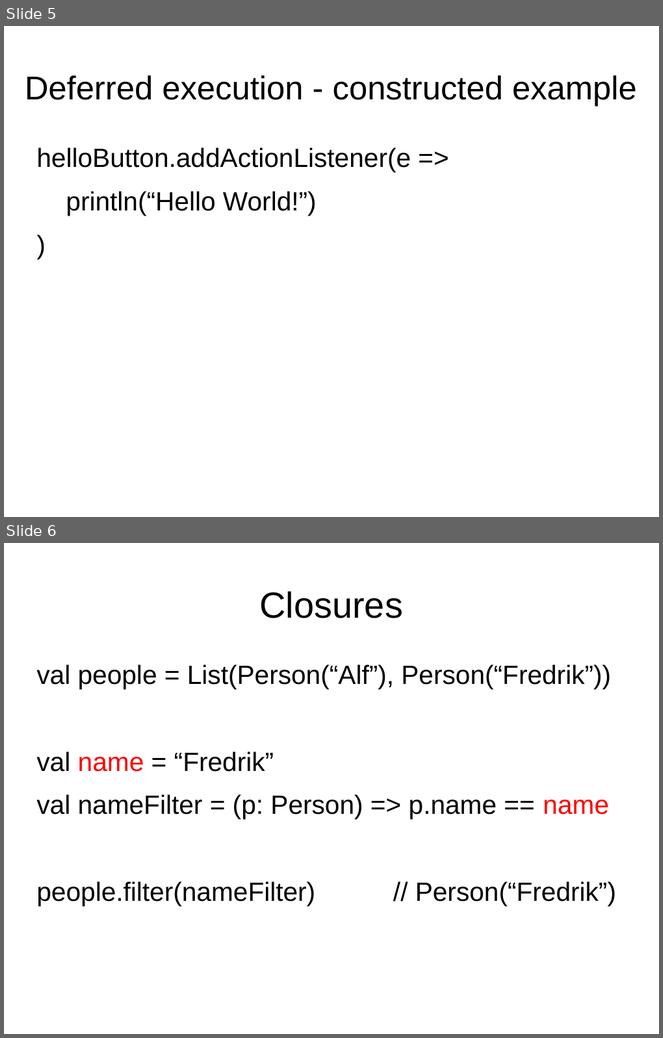
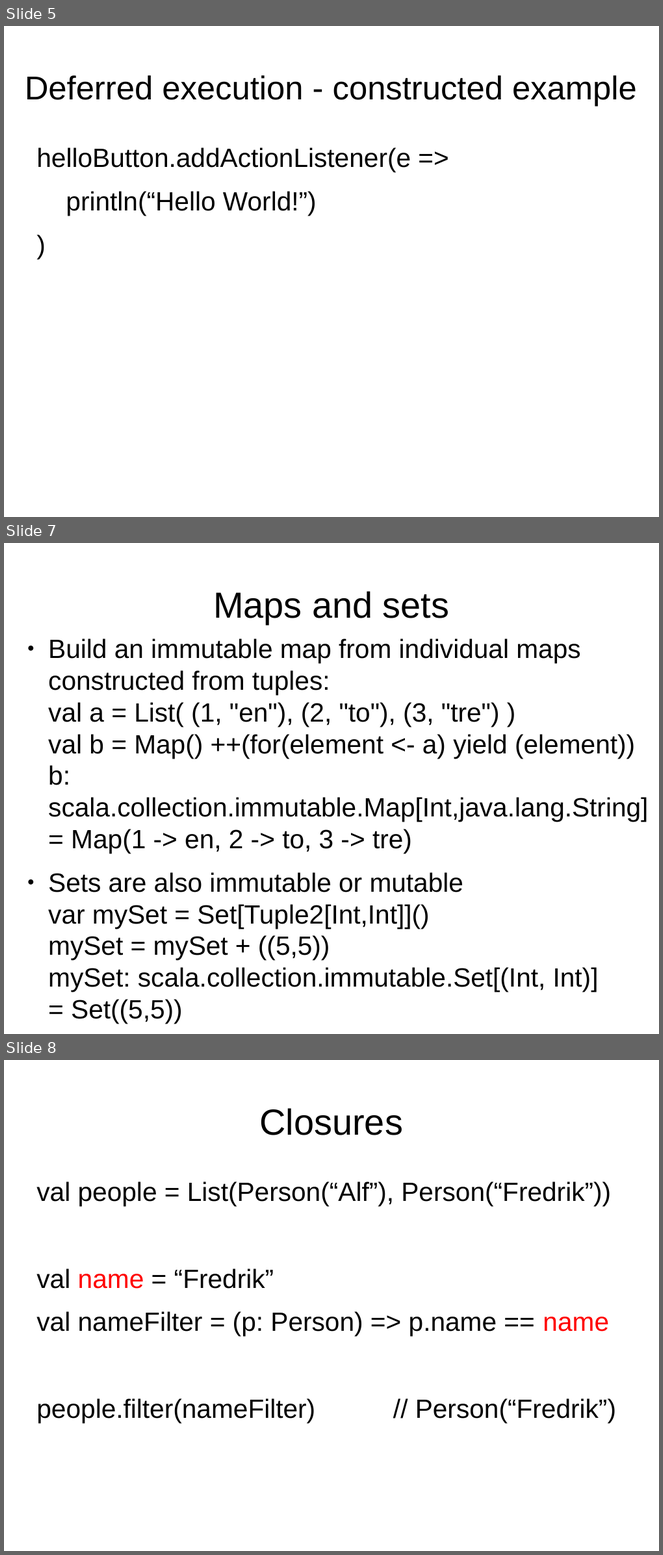
Before and after one commit to beiske/scala-training-slides, a slide deck: 1.4-first_class_functions.odp. Shown one above the other, each under a label of ours: slides 5 and 6 before the commit, slides 5, 7 and 8 after it; the slides between them are not shown. The pictures are 663x1038 and 663x1555 pixels, drawn with LibreOffice and Linux fonts; fonts in the diff are those of the drawing; background and template pictures are left out. Boxes give left, top, right and bottom in pixels: in the first picture for what was removed or moved away, otherwise in the second. Text is boxed around its words. In the diff, an @@ line names an element or a change of style, - is before the commit and + after.

```diff
--- a/1.4-first_class_functions.odp
+++ b/1.4-first_class_functions.odp
@@ slide 7 added at (x1=4, y1=543, x2=659, y2=1034), background #FFFFFF @@
@@ title added at (x1=213, y1=591, x2=449, y2=624), 44 pt, text #000000 @@
+Maps and sets
@@ text added at (x1=48, y1=639, x2=648, y2=1024), 32 pt, text #000000 @@
+● Build an immutable map from individual maps constructed from tuples:
+  val a = List( (1, "en"), (2, "to"), (3, "tre") )
+  val b = Map() ++(for(element <- a) yield (element))
+  b: scala.collection.immutable.Map[Int,java.lang.String] = Map(1 -> en, 2 -> to, 3 -> tre)
+● Sets are also immutable or mutable
+  var mySet = Set[Tuple2[Int,Int]]()
+  mySet = mySet + ((5,5))
+  mySet: scala.collection.immutable.Set[(Int, Int)]
+  = Set((5,5))
@@ what was slide 6 is now slide 8 @@
```
Also in this commit, not shown: 1 other slide added.
